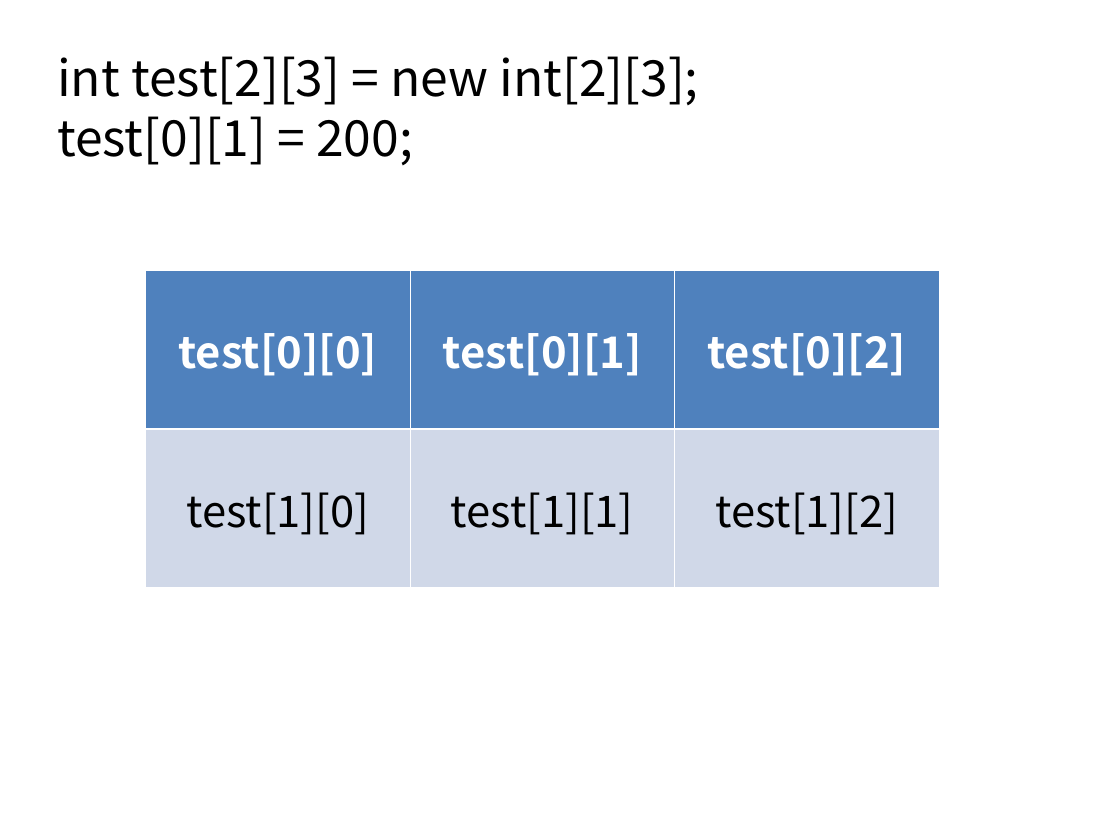
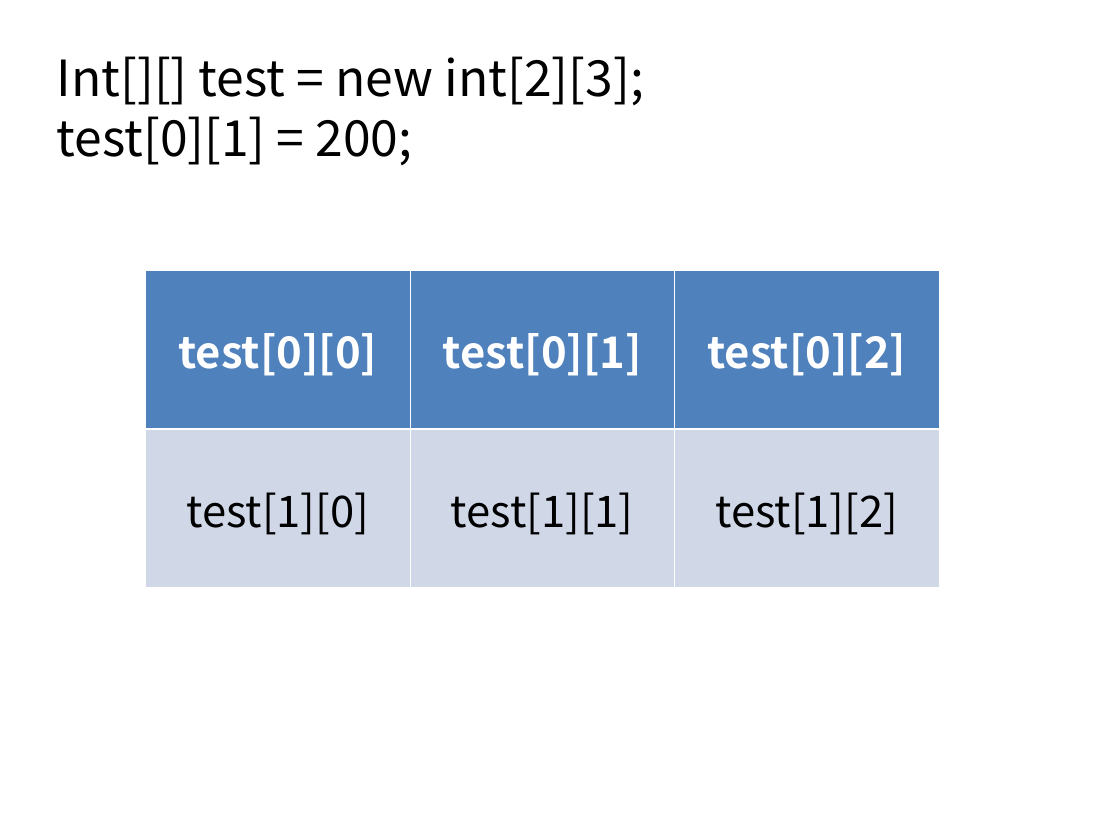
Before and after one commit to GOLDKUM/big-1, a slide deck: slide 6 of note/1_JAVA/1202.5_배열.ppt. Drawn at 1120x840 pixels with LibreOffice and Linux fonts; fonts in the diff are those of the drawing. Boxes give left, top, right and bottom in pixels: in the first picture for what was removed or moved away, otherwise in the second. Text is boxed around its words. In the diff, an @@ line names an element or a change of style, - is before the commit and + after.

```diff
--- a/note/1_JAVA/1202.5_배열.ppt
+++ b/note/1_JAVA/1202.5_배열.ppt
@@ text at <box>57,56,644,105</box>: text changed @@
-int test[2][3] = new int[2][3];
+Int[][] test = new int[2][3];
```
Also in this commit, not shown: 4 other slides changed, 1 slide removed, 12 other files.
